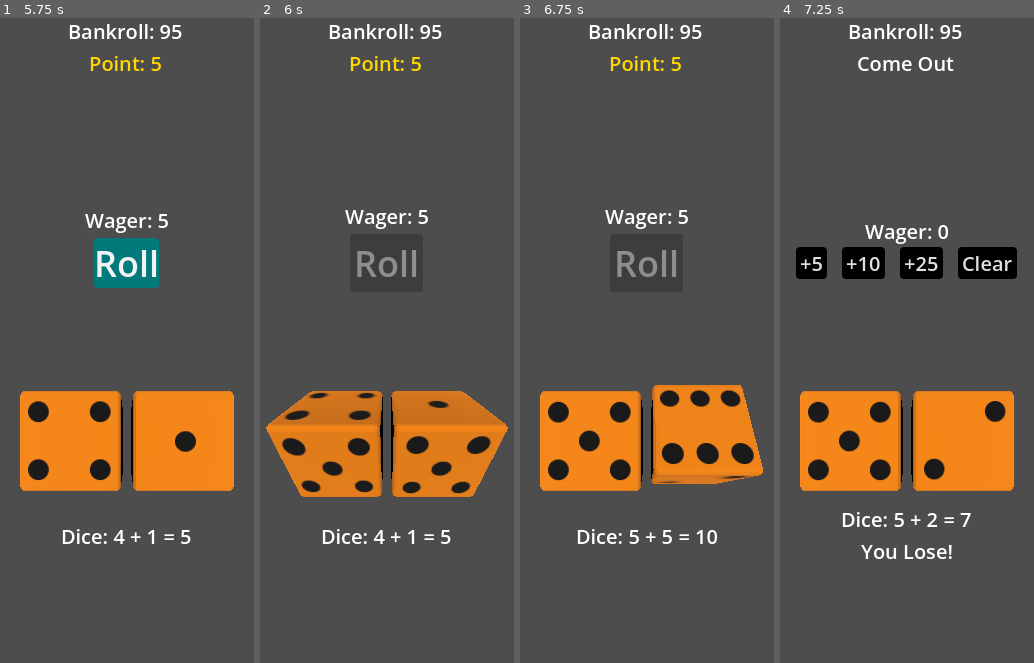
Above: before the commit, frames 1-4 (left to right).
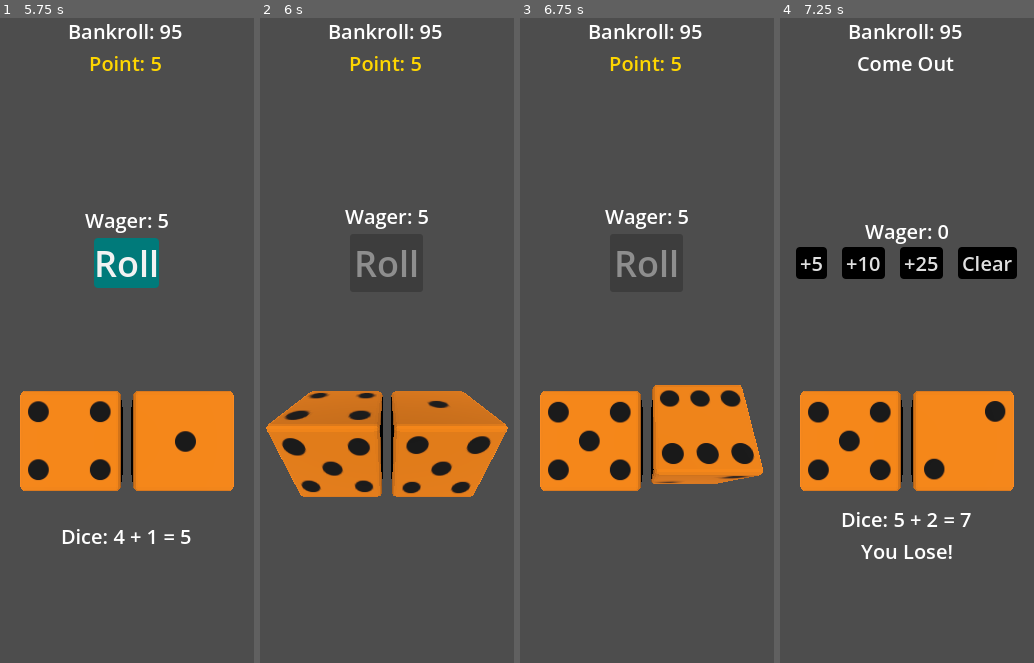
Above: after the commit, the same moments.

Repository: asarenski/godotCraps
Game: Godot game, scene res://src/scenes/main/main.tscn
Two runs of this game, one before a commit and one after it. Both use one fixed random seed, a clock stepped at 60 frames per second and the inputs below.
Inputs:
- Up to frame 1 (5.75 s): click "Start" at 0.5 s; click "+5" at 1.25 s; click "+10" at 2 s; click "+25" at 2.75 s; click "Clear" at 3.5 s; click "+5" at 4.25 s; click "Roll" at 5 s
- Up to frame 2 (6 s): click "Roll" at 5.75 s
- Up to frame 3 (6.75 s): click "Roll" at 6.5 s
- Up to frame 4 (7.25 s): no input

Frame 1 is identical in both runs. In frame 2, 0.4% of the frame differs, in the area x 24-76%, y 79-82%; in frame 3, 0.4%, in the area x 22-78%, y 79-82%; in frame 4, nothing differs.

Commit message:
clear round results at the start of each roll

Diff:
--- a/src/state/rolling_state.gd
+++ b/src/state/rolling_state.gd
@@ -4,6 +4,7 @@
 
 func setup(change_state: Callable, previous_state: State, view: Node, bankroll: Bankroll, dice_roller: DiceRoller, _params = null) -> void:
 	super(change_state, previous_state, view, bankroll, dice_roller, _params)
+	view.clear_results()
 	dice_roller.roll_complete.connect(_on_roll_complete, CONNECT_ONE_SHOT)
 	dice_roller.quick_roll()
 
--- a/test/state_machine_smoke.gd
+++ b/test/state_machine_smoke.gd
@@ -98,6 +98,16 @@
 	_expect(failures, g4.bankroll.balance == 95 and g4.bankroll.wager == 0, "seven-out lose → 95/0")
 	_expect(failures, g4.view.result_log.back() == "You Lose!", "seven-out result shown")
 
+	var g5 = _new_game()
+	g5.view.press_wager(5)
+	g5.dice.next_values = [3, 4]
+	g5.view.press_roll()
+	_expect(failures, g5.view.result_log.back() == "You Win!", "win shown before re-roll")
+	var clear_before: int = g5.view.clear_count
+	g5.dice.next_values = [3, 3]
+	g5.view.press_roll()
+	_expect(failures, g5.view.clear_count > clear_before, "rolling after win clears results")
+
 	if failures.is_empty():
 		print("PASS: state machine smoke test")
 		quit(0)
